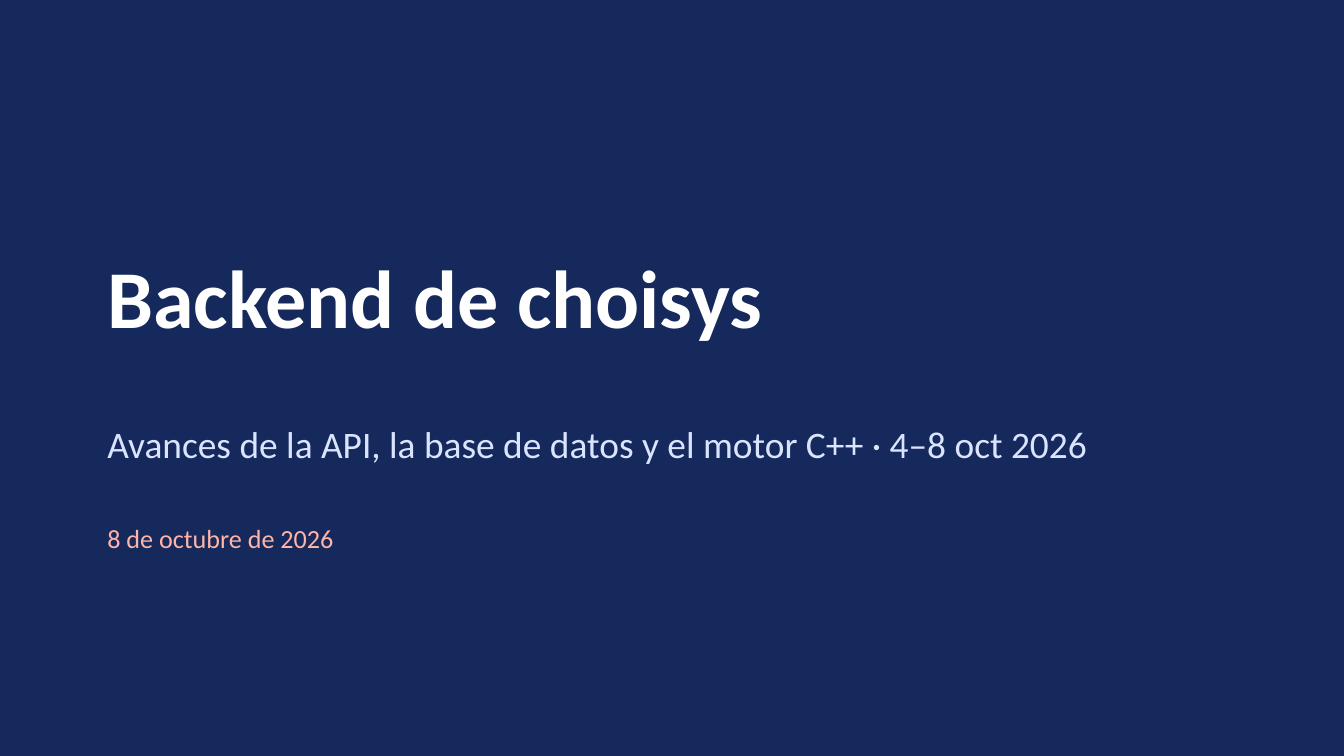
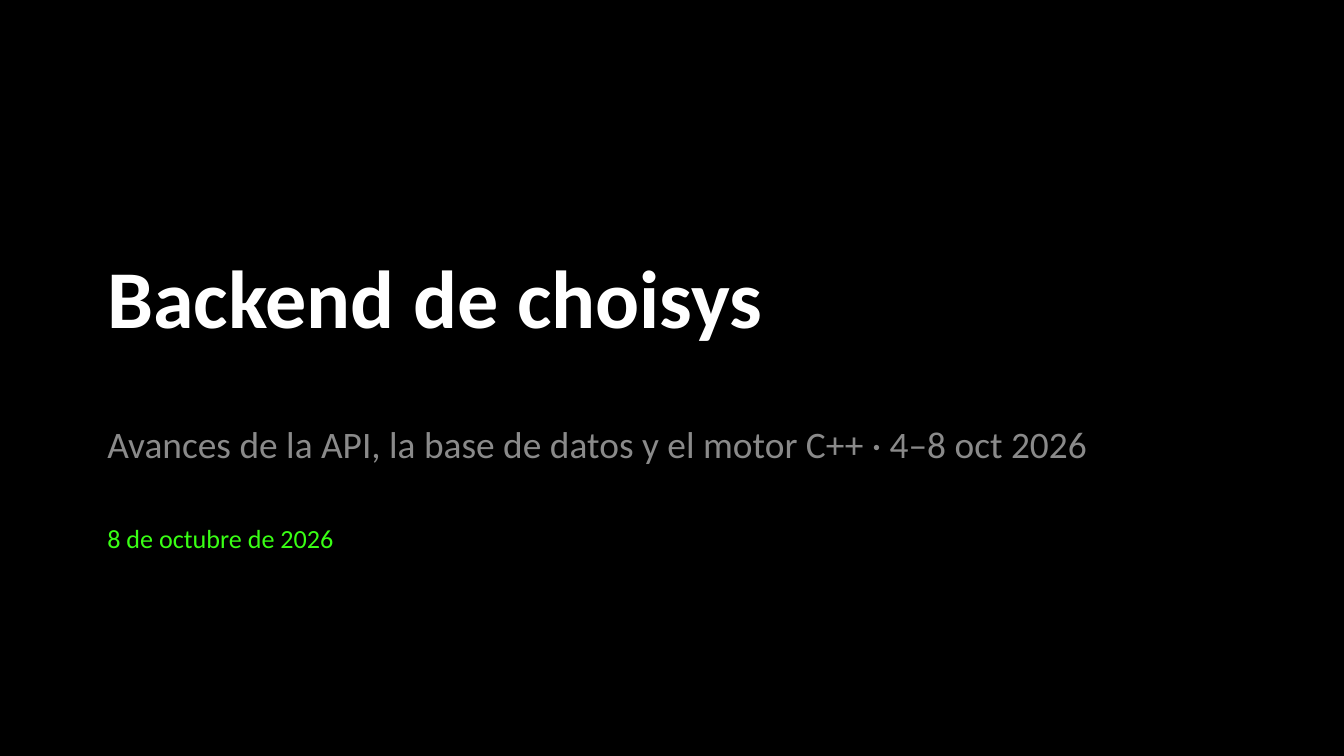
Before and after one commit to NeoRetroo38/choisys, a slide deck: slide 1 of docs/avances/avances-backend.pptx. Drawn at 1344x756 pixels with LibreOffice and Linux fonts; fonts in the diff are those of the drawing. Boxes give left, top, right and bottom in pixels: in the first picture for what was removed or moved away, otherwise in the second. Text is boxed around its words. In the diff, an @@ line names an element or a change of style, - is before the commit and + after.

Commit message:
docs: dark thin style for the Pages portal and the progress deck

```diff
--- a/docs/avances/avances-backend.pptx
+++ b/docs/avances/avances-backend.pptx
@@ background #16295C to #000000 @@
@@ text "Avances de la API, la ..." at (x1=107, y1=432, x2=1087, y2=464): text colour #DBE4FF to #8A8A8A @@
@@ text "8 de octubre de 2026" at (x1=107, y1=530, x2=333, y2=549): text colour #FFB4A6 to #39FF14 @@
```
Also in this commit, not shown: 11 other slides changed, 4 other files.
